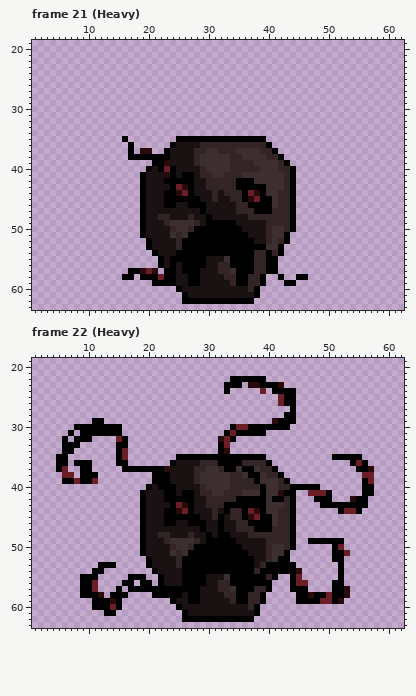
Pixel-art file, stored at Assets/Aseprite Files/Death Attack.aseprite. Above: the version before the commit.
64x64 pixels, 30 frames. Shown: frame 21 (Heavy): x 1..62, y 19..63; frame 22 (Heavy): x 1..62, y 19..63. The commit also changed other frames, which this record leaves out.
The result:
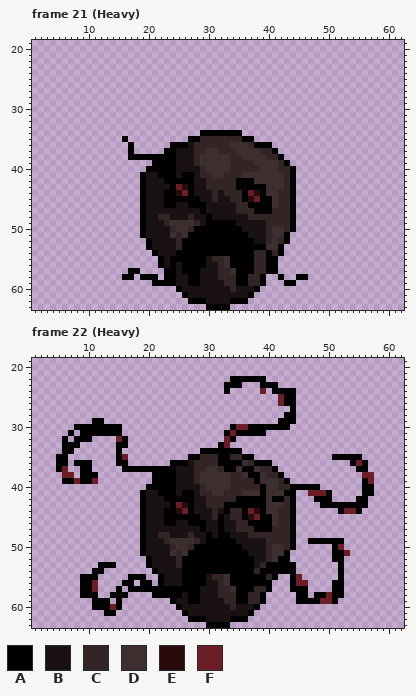
Palette (. is transparent): A #000000  B #1a1212  C #332525  D #3d2f2f  E #290b0b  F #6b1e26
From old to new:
--- frame 21 (Heavy), layer "Layer"
@@ x 17..41 @@
 33 .........................
-34 .........................
-35 ........AAAAAAAAAAAAAAA..
-36 A......ABBBBCCCCCCCCCCCA.
-37 A.EE..ABBBBCCDDCCCDDDDCCA
-38 AAAAAAABBBBCDDDDDCCDDDDCC
-39 ....AAEBBBBCDDDDDCCCCDDDD
-40 ...ABAFABBBBCDDDDCCCCCDDD
-41 ..ABBBEABAABCCDDCCCDDDDDD
+34 ............AAAAAAA......
+35 ..........AACCCCCCCAA....
+36 A......AAABCCCCCCDDDCAAA.
+37 A.....AABBBCCDDCCCDDDDCCA
+38 AAAAAAAABBBCDDDDDCCDDDDCC
+39 ....AAAABBBCDDDDDCCCCDDDD
+40 ...AAAAABBBBCDDDDCCCCCDDD
+41 ..ABBAAABAABCCDDCCCDDDDDD
 42 ..ABBBAAAAABBCCCCCAAADDDD
@@ x 17..40 @@
 54 ....ABBBAAAAAAAAAAAAACCA
-55 .....ABAAAAAABBBDAAAACCA
-56 .....ABABAAAABBCCAAAACCA
-57 AAEFE.AABAAABBBCCDAAACCA
-58 A.AAAFAABBAABBBBCCAACCA.
-59 ....AAAABBAABBBBBCAACCA.
-60 ........ABBBBBBBBBBBCA..
-61 .........ABBBBBBBBBBBA..
-62 .........AAAAAAAAAAAA...
-63 ........................
+55 .....ABAAAAAABCCDAAAACCA
+56 .....ABABAAAABBCDAAAACCA
+57 AA....AABAAABBBCCDAAACCA
+58 A.AAA.AABBAABBBCCCAACCA.
+59 ....AAAABBAABBBBCCAACCA.
+60 ........ABBBBBBBBCBBBA..
+61 .........ABBBBBBBBBBA...
+62 ..........AAABBBBAAA....
+63 .............AAAA.......
--- frame 22 (Heavy), layer "Layer"
@@ x 35..44 @@
 22 AAAAA.....
-23 A.EEAAAE..
+23 A...AAA...
 24 ....F.AAAA
@@ x 1..62 @@
 28 ..........................................AA..................
-29 ..........AA............................EAAA..................
+29 ..........AA.............................AAA..................
 30 .......AAAAAAAA..................AFFAAAAAAA...................
 31 ......A.AAAAAAA.................AFAAAAA.......................
-32 .....A.AAA....FA...............EFA............................
+32 .....A.AAA....FA................FA............................
 33 .....AAA......AA...............AF.............................
-34 .....AA.......AF...............AE.............................
-35 ....AA........AF........AAAAAAAAAAAAAAA...........AAAAA.......
-36 ....AA.AAA....AA.......ABBBBCCCAAAACCCCA.............AFA......
-37 ....AF..AA.....AAAAAAAEBBBBCCDDCAADAADCCA.............AAE.....
-38 .....FF.AAA.........AAABBBBCDDDDDCCDAADCCA.............FF.....
-39 .....AAFAAF.........AAABBBBCDDDDDCCCCADDDCA............AF.....
-40 ...................ABAAABBBBCDDDDCCCCCADDCCAAAAA.......AA.....
-41 ..................ABBBAABAABCCDDCCCDDDADDEAA..FFFA.....AA.....
-42 ..................ABBBAAAAABBCCCCCAAAAADAACA...AAA...EAA......
+34 .....AA.......A.............AAAAAAA...........................
+35 ....AA........AF..........AACCCAACCAA.............AAAAA.......
+36 ....AA.AAA....AA.......AAABCCCCAAAADCAAA.............AFA......
+37 ....AF..AA.....AAAAAAAAABBBCCDDCAADAADCCA.............AA......
+38 .....FF.AAA.........AAAABBBCDDDDDCCDAADCCA.............FF.....
+39 .....AAFAAF.........AAAABBBCDDDDDCCCCADDDCA............AF.....
+40 ...................AAAAABBBBCDDDDCCCCCADDCCAAAAA.......AA.....
+41 ..................ABBAAABAABCCDDCCCDDDADDDAA..FFFA.....AA.....
+42 ..................ABBBAAAAABBCCCCCAAAAADAACA...AAA....AA......
 43 ..................ABBBBAFEABBCCCAAAAAAADDDCA....AAAAAAAA......
@@ x 1..62 @@
 53 ...........AAA.....ABBBBCAAAAAAAAAAAABCAAAAA.......A..........
-54 ..........AA........ABBBBAAAAAAAAAAAACAAAAAAE......A..........
-55 ........AAA.....AAA..ABBBAAAABBBDAAAAAACA..AF......A..........
-56 ........AAF....AA.AA.ABBBAAAABBCCAAAAAAA...AFF....AA..........
-57 ........AAF...A.AAAAAAAAAAAABBBCCDAAACCA...AAA....AAE.........
-58 ........AAAE.AAA....AAAAABAABBBBCCAACCA.....AAEAAFAAE.........
-59 ..........AAAEA........ABBAABBBBBCAACCA.....AAAAFFAE..........
-60 ..........AAAFA.........ABBBBBBBBBBBCA........................
-61 ............AA...........ABBBBBBBBBBBA........................
-62 .........................AAAAAAAAAAAA.........................
-63 ..............................................................
+54 ..........AA........ABBBBAAAAAAAAAAAACAAAAAA.......A..........
+55 ........AAA.....AAA..ABBBAAAABCCDAAAAAACA..AF......A..........
+56 ........AAF....AA.AA.ABBBAAAABBCDAAAAAAA...AFF....AA..........
+57 ........AAF...A.AAAAAAAAAAAABBBCCDAAACCA...AAA....AA..........
+58 ........AAA..AAA....AAAAABAABBBCCCAACCA.....AA.AAFAA..........
+59 ..........AAA.A........ABBAABBBBCCAACCA.....AAAAFFA...........
+60 ..........AAAFA.........ABBBBBBBBCBBBA........................
+61 ............AA...........ABBBBBBBBBBA.........................
+62 ..........................AAABBBBAAA..........................
+63 .............................AAAA.............................
